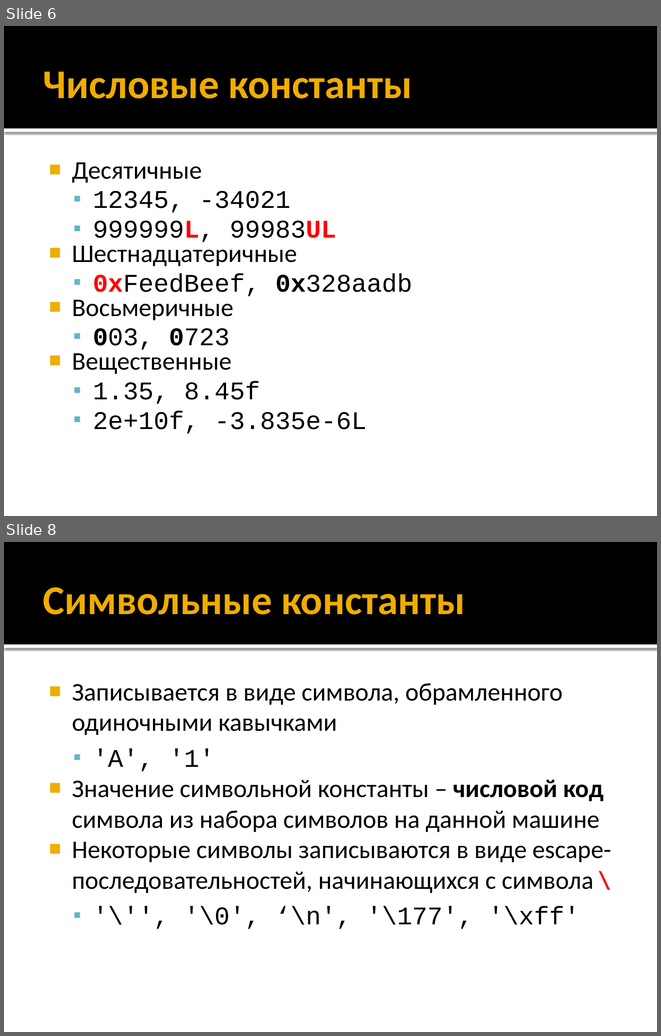
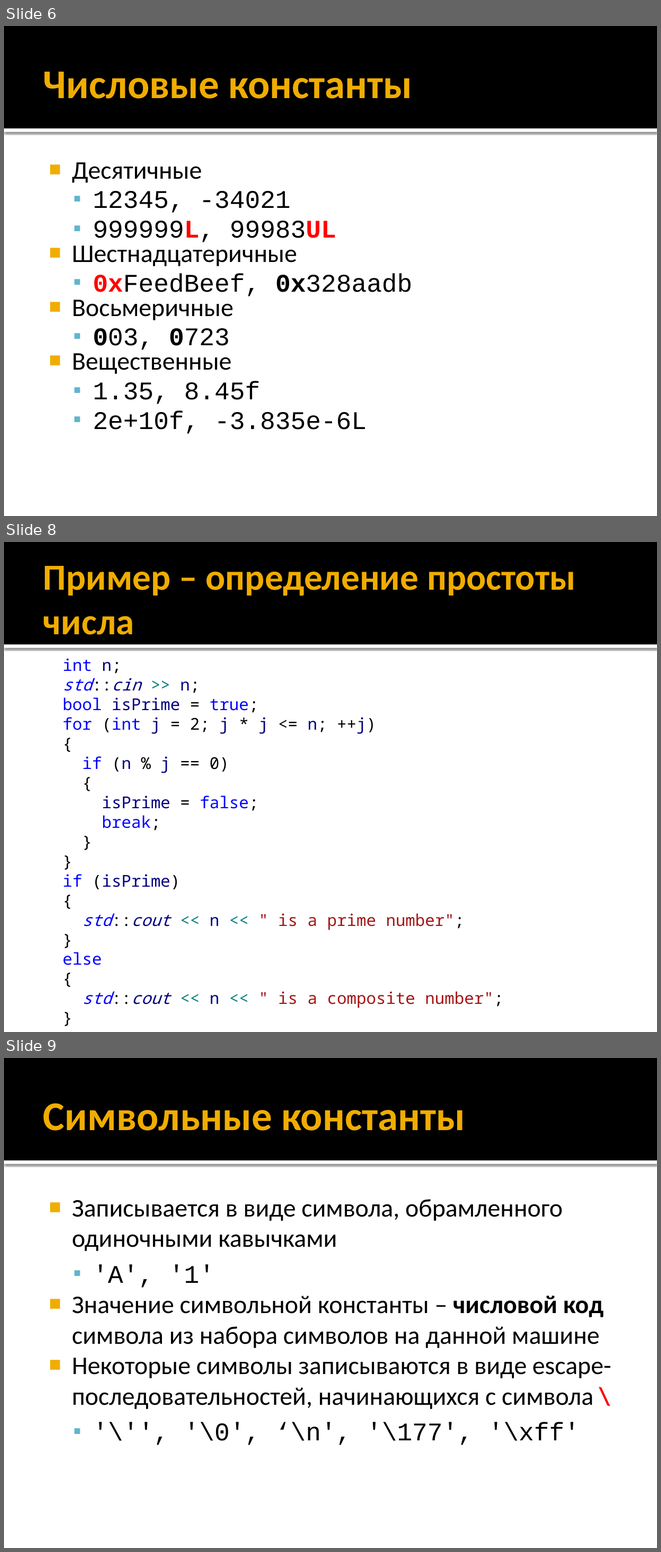
Before and after one commit to alexey-malov/oop, a slide deck: lectures/01/Синтаксис C++.pptx. Shown one above the other, each under a label of ours: slides 6 and 8 before the commit, slides 6, 8 and 9 after it; the slides between them are not shown. The pictures are 661x1036 and 661x1552 pixels, drawn with LibreOffice and Linux fonts; fonts in the diff are those of the drawing. Boxes give left, top, right and bottom in pixels: in the first picture for what was removed or moved away, otherwise in the second. Text is boxed around its words. In the diff, an @@ line names an element or a change of style, - is before the commit and + after.

```diff
--- a/lectures/01/Синтаксис C++.pptx
+++ b/lectures/01/Синтаксис C++.pptx
@@ slide 8 added at [4, 542, 657, 1032], background #FFFFFF; not listed: 2 template elements that a slide beside it also shows @@
@@ title added at [43, 566, 575, 635], 40.5 pt, text #F0AD00, bold @@
+Пример – определение простоты числа
@@ text added at [63, 658, 503, 1008], 18 pt, text #0000FF @@
+int n;
+std::cin >> n;
+bool isPrime = true;
+for (int j = 2; j * j <= n; ++j)
+{
+if (n % j == 0)
+{
+isPrime = false;
+break;
+}
+}
+if (isPrime)
+{
+std::cout << n << " is a prime number";
+}
+else
+{
+std::cout << n << " is a composite number";
+}
@@ what was slide 8 is now slide 9 @@
```
Also in this commit, not shown: 10 slides changed, 2 other slides added.
